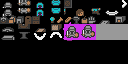
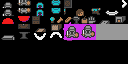
Layered file, before and after one edit (128×64). Changes by layer:
painted on "character_idle.bmp" over [0, 16, 32, 32]
